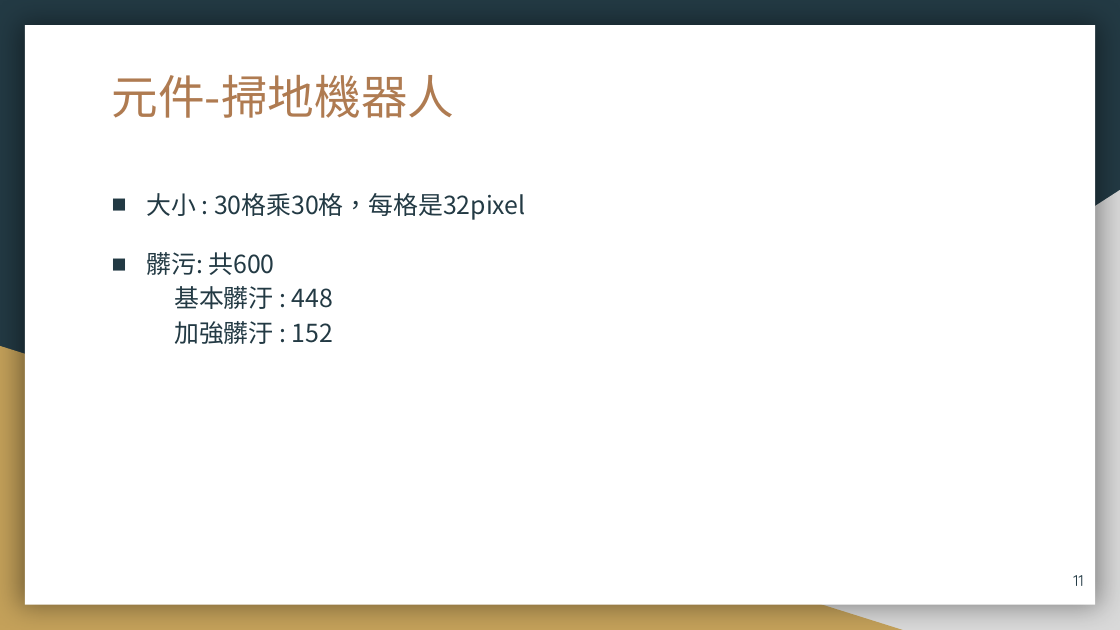
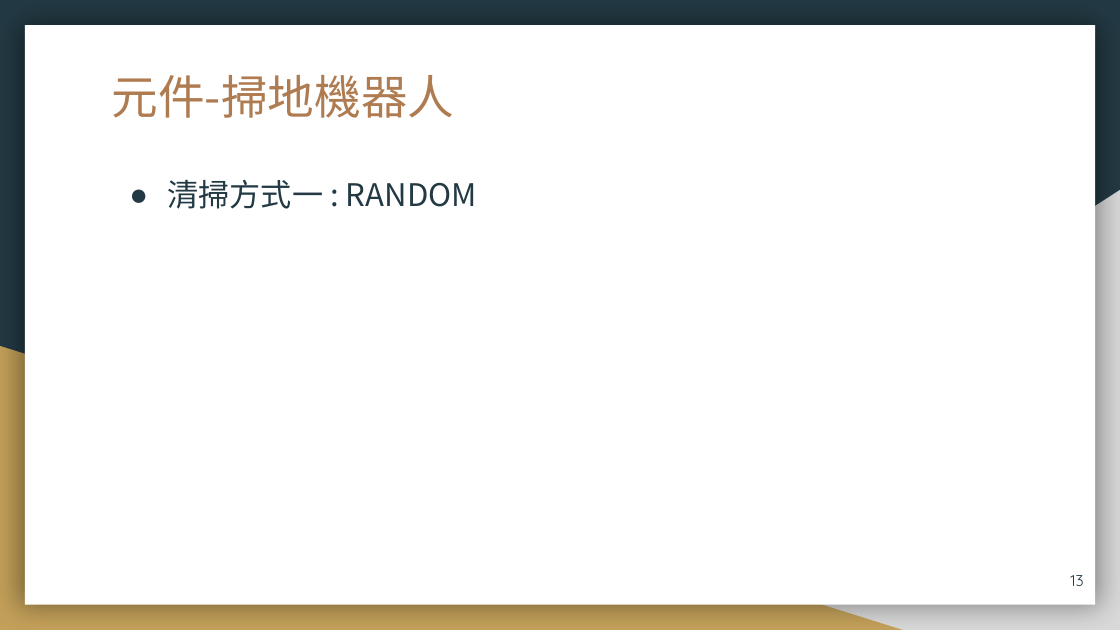
Before and after one commit to 106971001/AI, a slide deck: slide 13 of AI_Filnal_ppt.pptx (slide 11 before the commit). Drawn at 1120x630 pixels with LibreOffice and Linux fonts; fonts in the diff are those of the drawing. Boxes give left, top, right and bottom in pixels: in the first picture for what was removed or moved away, otherwise in the second. Text is boxed around its words. In the diff, an @@ line names an element or a change of style, - is before the commit and + after.

```diff
--- a/AI_Filnal_ppt.pptx
+++ b/AI_Filnal_ppt.pptx
@@ text removed at [147,193,525,344] @@
-■ 大小 : 30格乘30格，每格是32pixel
-    ■ 髒污: 共600
-      基本髒汙 : 448
-      加強髒汙 : 152
@@ text added at [167,180,477,209], 20 pt, text #233A44 @@
+● 清掃方式一 : RANDOM
@@ page number at [1070,575,1083,586]: text changed @@
-11
+13
```
Also in this commit, not shown: 9 other slides changed, 5 slides added, 2 slides removed, 3 other files.
